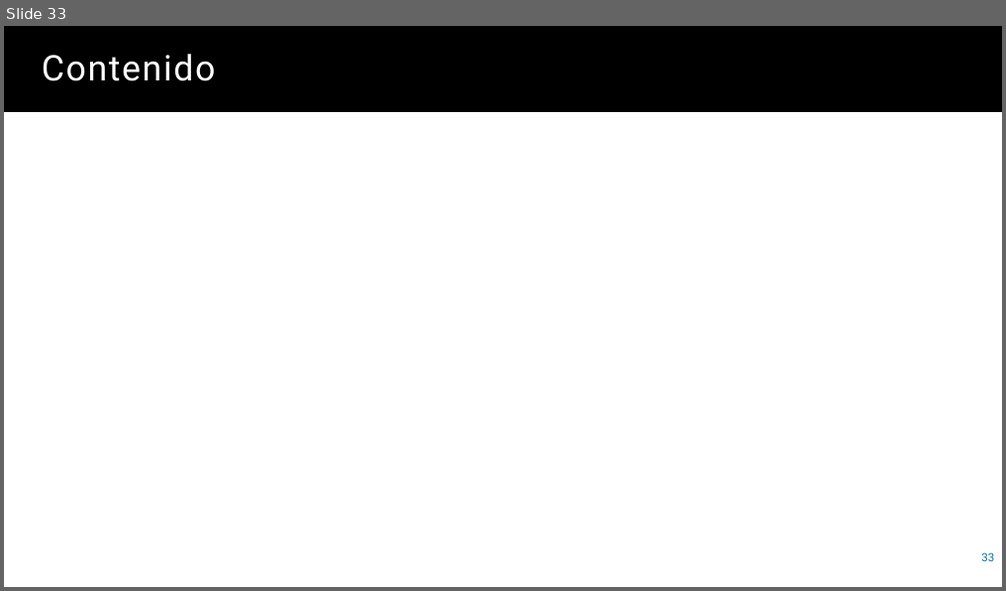
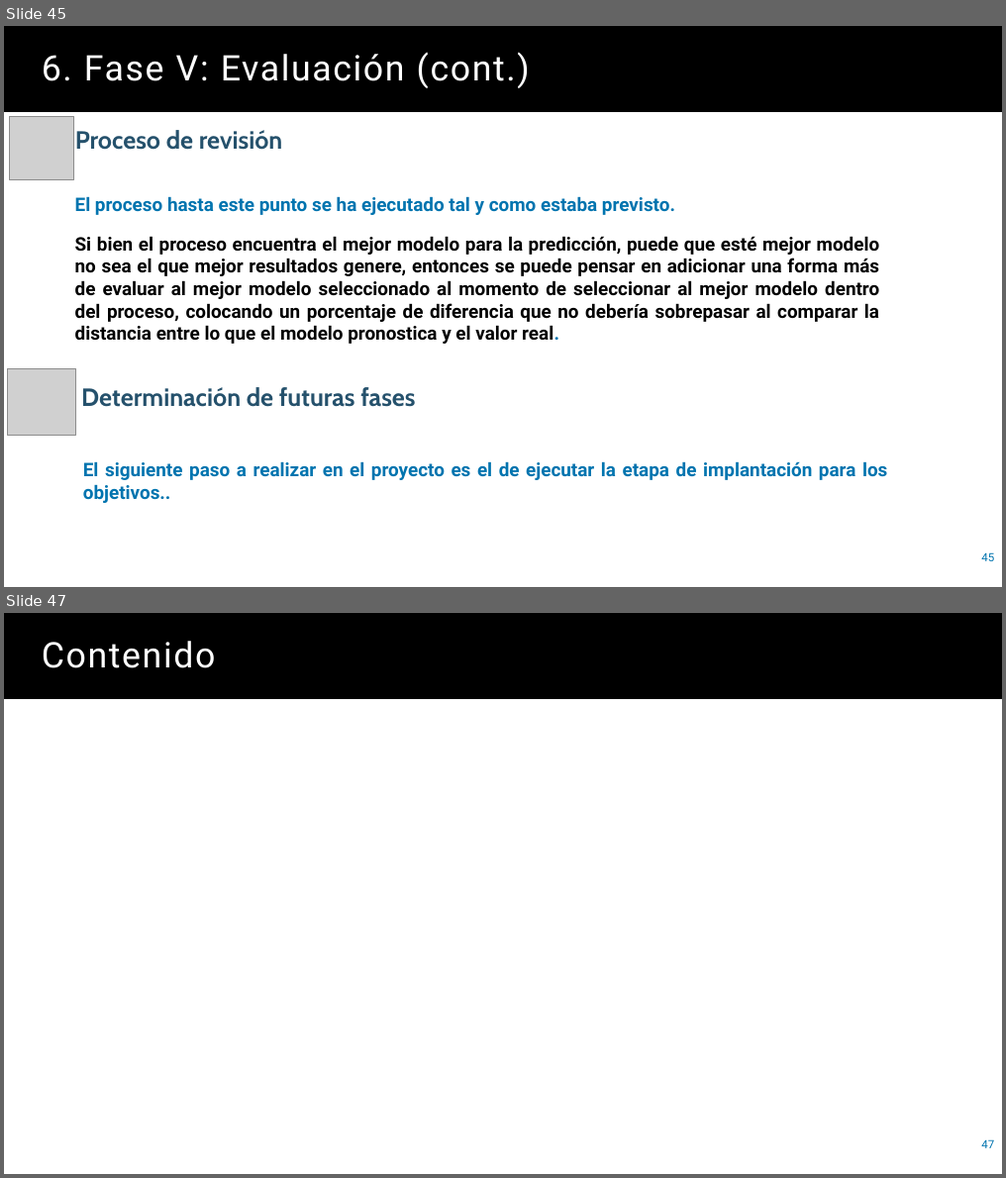
Before and after one commit to juanbo-prueba/leergit, a slide deck: Presentacion.pptx. Shown one above the other, each under a label of ours: slide 33 before the commit, slides 45 and 47 after it; the slides between them are not shown. The pictures are 1006x591 and 1006x1178 pixels, drawn with LibreOffice and Linux fonts; fonts in the diff are those of the drawing; grey boxes stand for pictures. Boxes give left, top, right and bottom in pixels: in the first picture for what was removed or moved away, otherwise in the second. Text is boxed around its words. In the diff, an @@ line names an element or a change of style, - is before the commit and + after.

```diff
--- a/Presentacion.pptx
+++ b/Presentacion.pptx
@@ slide 45 added at [4,26,1002,587], background #FFFFFF @@
@@ title added at [4,26,1002,112], fill #000000, 34 pt, text #FFFFFF @@
+6. Fase V: Evaluación (cont.)
@@ picture added at [9,116,73,179] @@
@@ text added at [75,130,283,150], 24 pt, text #25516C, bold @@
+Proceso de revisión
@@ text added at [75,196,675,215], 18 pt, text #0074AF, bold @@
+El proceso hasta este punto se ha ejecutado tal y como estaba previsto.
@@ text added at [75,236,880,344], 18 pt, text #000000, bold @@
+Si bien el proceso encuentra el mejor modelo para la predicción, puede que esté mejor modelo no sea el que mejor resultados genere, entonces se puede pensar en adicionar una forma más de evaluar al mejor modelo seleccionado al momento de seleccionar al mejor modelo dentro del proceso, colocando un porcentaje de diferencia que no debería sobrepasar al comparar la distancia entre lo que el modelo pronostica y el valor real.
@@ picture added at [8,369,76,436] @@
@@ text added at [81,387,415,407], 24 pt, text #25516C, bold @@
+Determinación de futuras fases
@@ text added at [83,462,887,503], 18 pt, text #0074AF, bold @@
+El siguiente paso a realizar en el proyecto es el de ejecutar la etapa de implantación para los objetivos..
@@ page number added at [981,553,994,562], 11 pt, text #0074AF @@
+45
@@ what was slide 33 is now slide 47 @@
@@ page number at [981,1140,994,1149]: text changed @@
-33
+47
```
Also in this commit, not shown: 13 other slides added.
